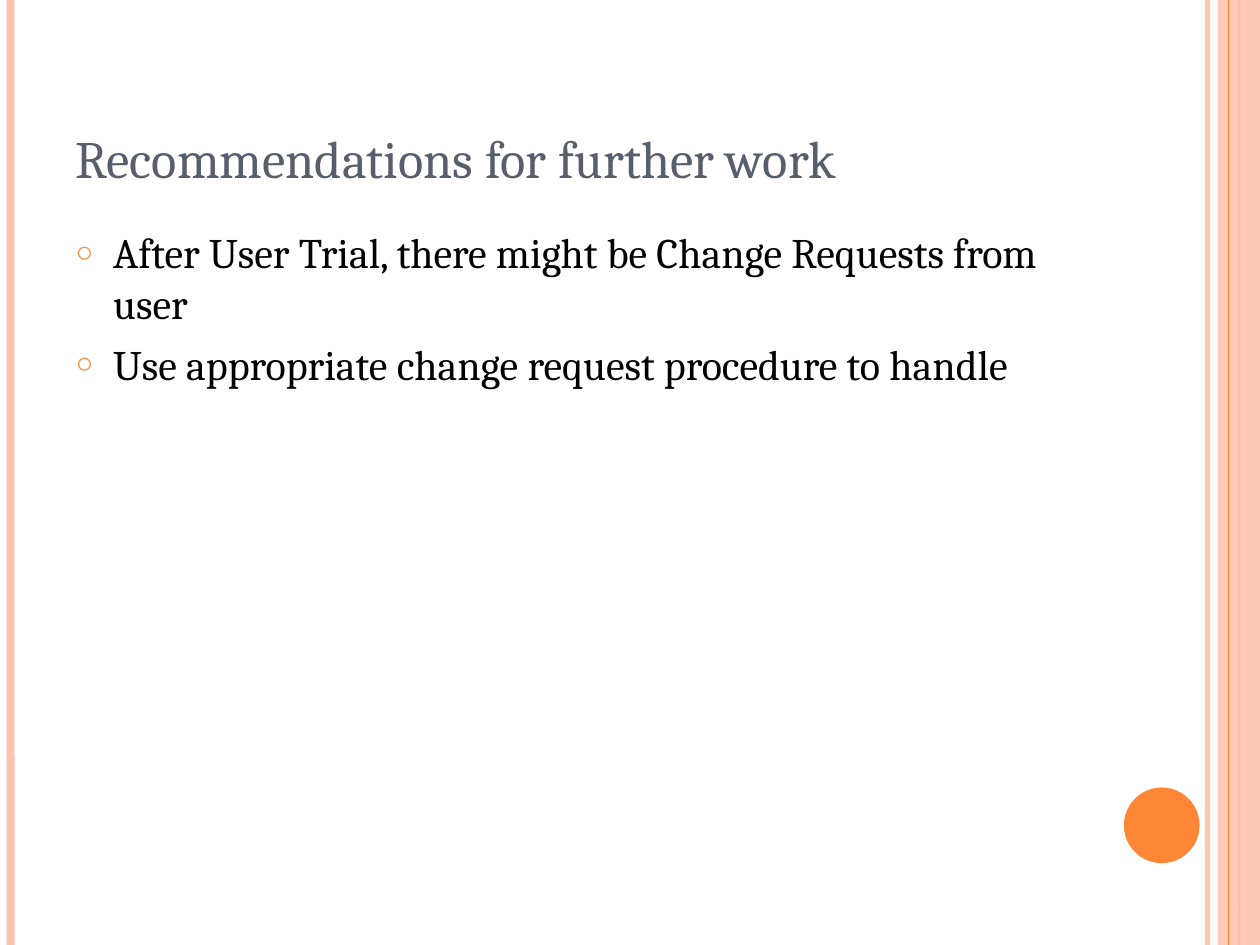
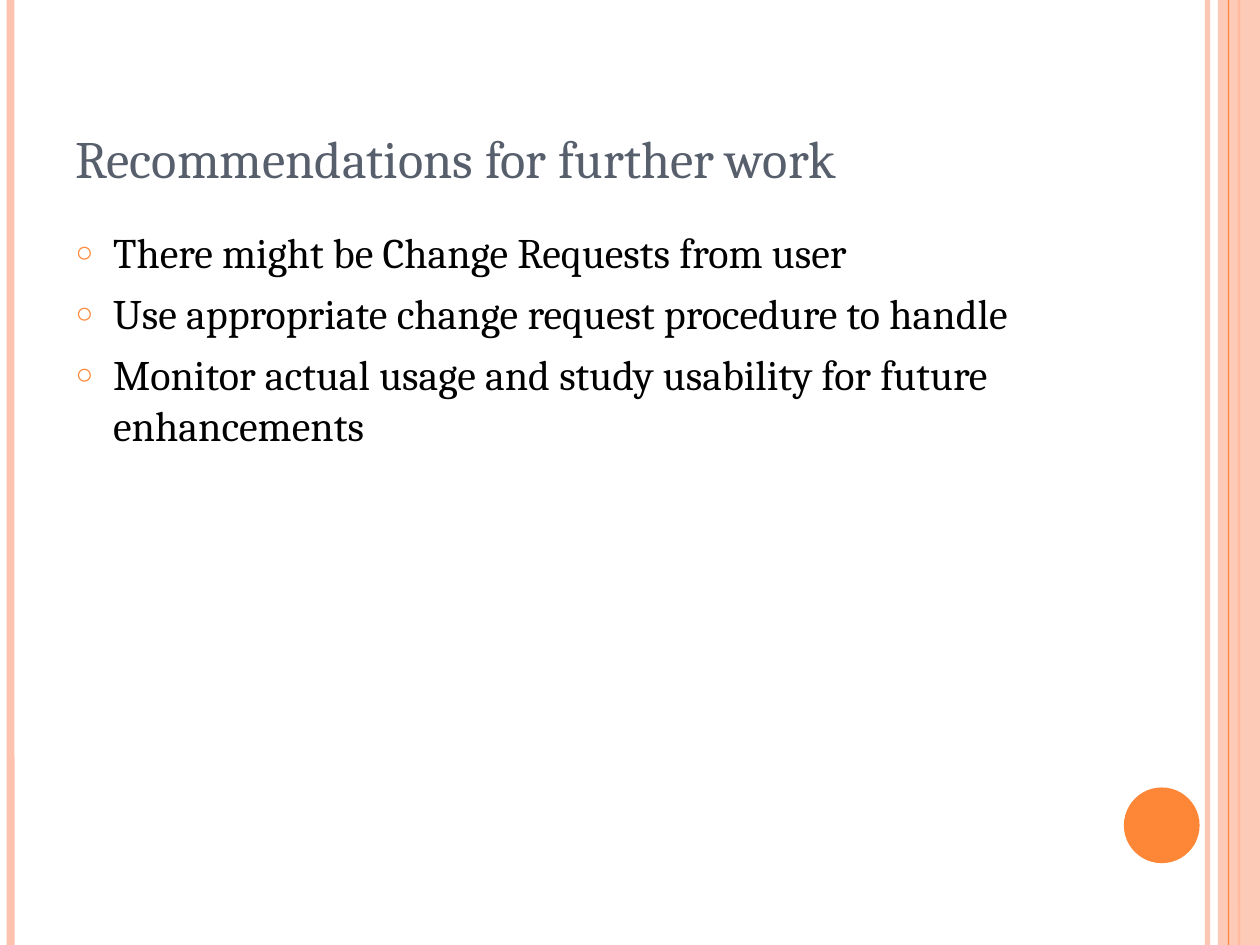
Before and after one commit to rankorth/cylinders-orders-management-system, a slide deck: slide 17 of Documentation/Management/Communications/Internal Correspondence/MTech Presentation [14 Jan 2012] (Ba Tien) v0.1.ppt. Drawn at 1260x945 pixels with LibreOffice and Linux fonts; fonts in the diff are those of the drawing. Boxes give left, top, right and bottom in pixels: in the first picture for what was removed or moved away, otherwise in the second. Text is boxed around its words. In the diff, an @@ line names an element or a change of style, - is before the commit and + after.

```diff
--- a/Documentation/Management/Communications/Internal Correspondence/MTech Presentation [14 Jan 2012] (Ba Tien) v0.1.ppt
+++ b/Documentation/Management/Communications/Internal Correspondence/MTech Presentation [14 Jan 2012] (Ba Tien) v0.1.ppt
@@ text at bbox=[113, 238, 847, 278]: text changed @@
-○ After User Trial, there might be Change Requests from user
+○ There might be Change Requests from user
@@ text at bbox=[113, 360, 987, 442]: paragraph added @@
+○ Monitor actual usage and study usability for future enhancements
```
Also in this commit, not shown: 6 other slides changed.
